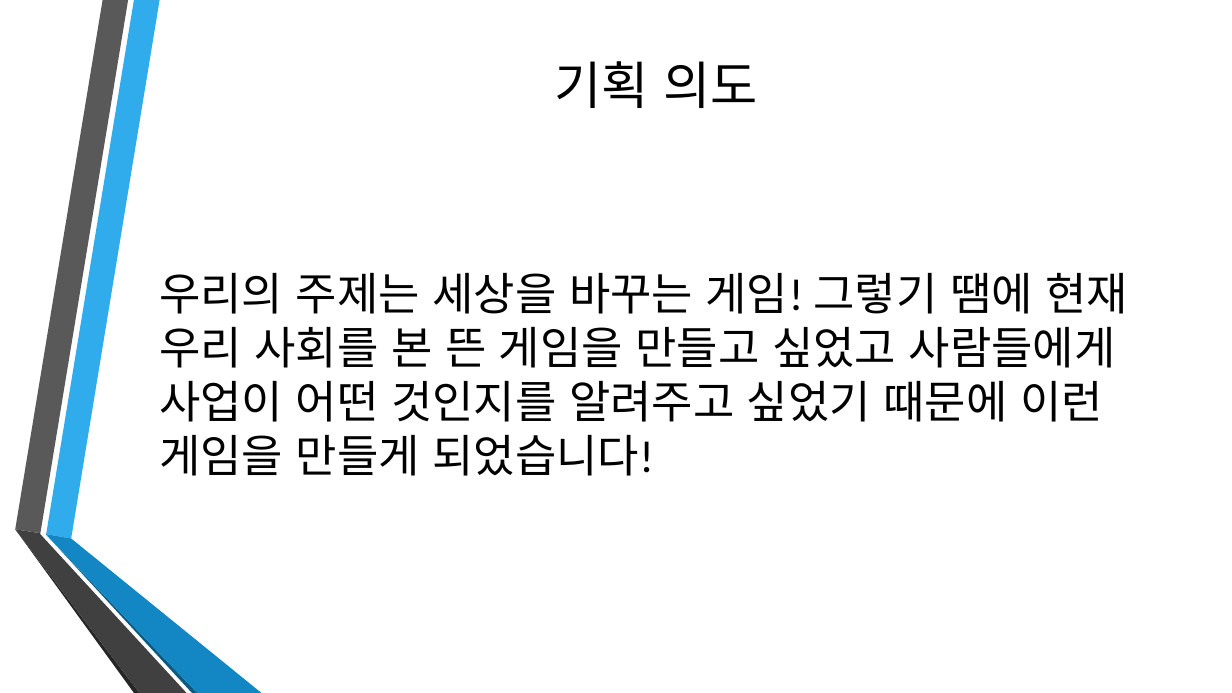
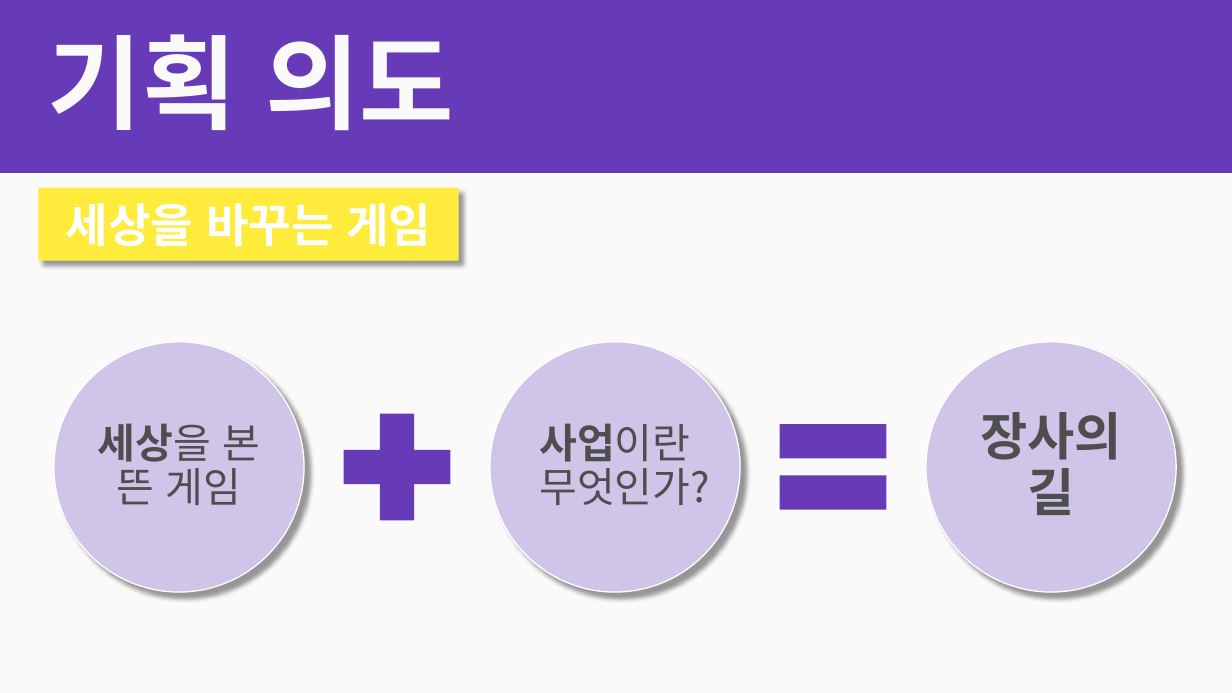
Before and after one commit to EQwon/RoadOfBusiness, a slide deck: slide 6 of 1조 ppt 발표.pptx (slide 5 before the commit). Drawn at 1232x693 pixels with LibreOffice and Linux fonts; fonts in the diff are those of the drawing; background and template pictures are left out. Boxes give left, top, right and bottom in pixels: in the first picture for what was removed or moved away, otherwise in the second. Text is boxed around its words. In the diff, an @@ line names an element or a change of style, - is before the commit and + after.

```diff
--- a/1조 ppt 발표.pptx
+++ b/1조 ppt 발표.pptx
@@ background picture (left out) to gradient #673AB7 to #FAFAFA @@
@@ text "기획 의도": place and size @@
-text "기획 의도" at box(555, 61, 757, 108)
+text "기획 의도" at box(48, 34, 454, 131)
@@ text "기획 의도" at box(48, 34, 454, 131): size 40 to 80 pt, font Calibri to Noto Sans CJK KR, text colour #000000 to #FAFAFA, bold on; alignment centre to left; line spacing 1 to 0.9 @@
@@ rectangle added at box(39, 188, 459, 261), fill #FFEB3B, 36 pt, text #FFFFFF, bold @@
+세상을 바꾸는 게임
@@ text removed at box(159, 273, 1128, 476) @@
-우리의 주제는 세상을 바꾸는 게임! 그렇기 땜에 현재 우리 사회를 본 뜬 게임을 만들고 싶었고 사람들에게 사업이 어떤 것인지를 알려주고 싶었기 때문에 이런 게임을 만들게 되었습니다!
@@ group added at box(54, 342, 1177, 592): 3 ellipses, 3 texts, 1 plus sign, 1 math equal @@
+세상을 본 뜬 게임
+사업이란 무엇인가?
+장사의 길
@@ group removed at box(15, 0, 262, 693): 6 freeform shapes @@
```
Also in this commit, not shown: 8 other slides changed, 7 slides added, 5 slides removed, 4 other files.
